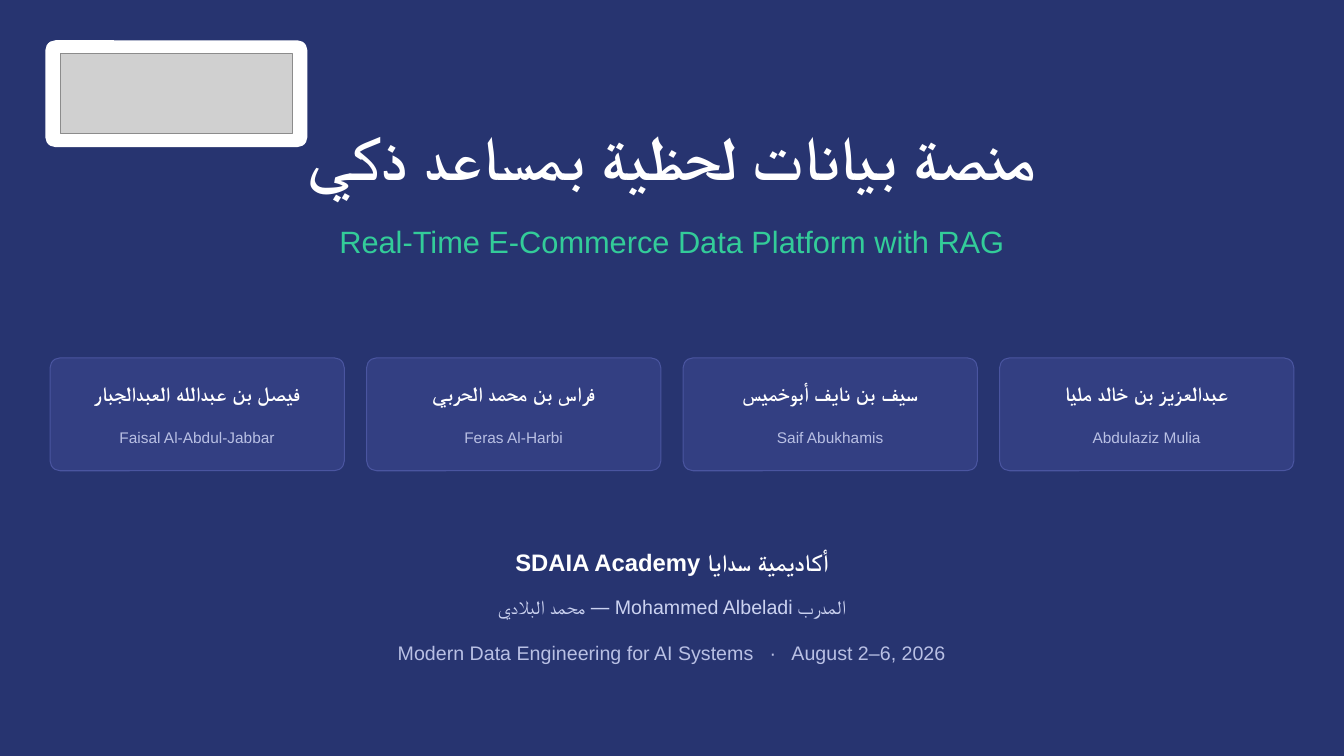
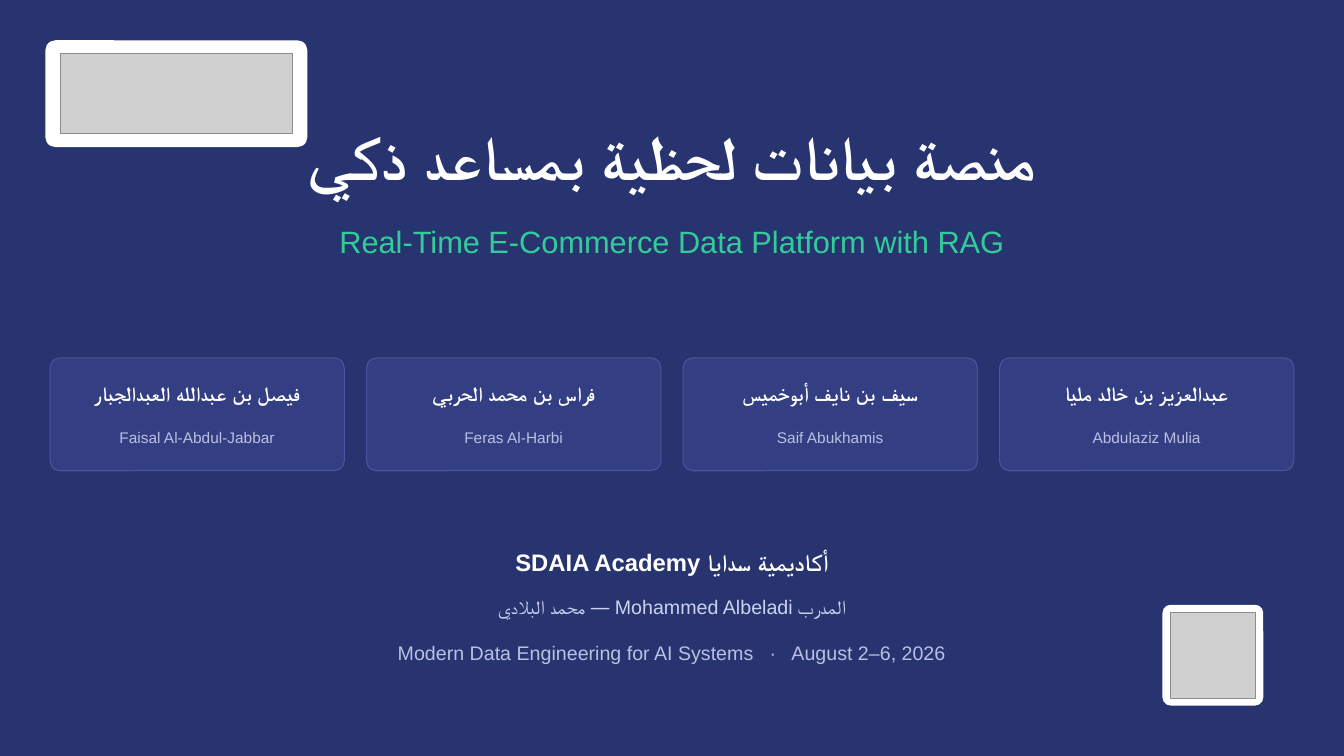
Before and after one commit to AK7Amin/SDAIA-DATA-Engineering, a slide deck: slide 1 of docs/presentation.pptx. Drawn at 1344x756 pixels with LibreOffice and Linux fonts; fonts in the diff are those of the drawing; grey boxes stand for pictures. Boxes give left, top, right and bottom in pixels: in the first picture for what was removed or moved away, otherwise in the second. Text is boxed around its words. In the diff, an @@ line names an element or a change of style, - is before the commit and + after.

```diff
--- a/docs/presentation.pptx
+++ b/docs/presentation.pptx
@@ rounded rectangle added at (1163, 605, 1263, 706), fill #FFFFFF @@
@@ picture added at (1171, 613, 1256, 699) @@
```
Also in this commit, not shown: 1 other slide changed, 1 other file.
